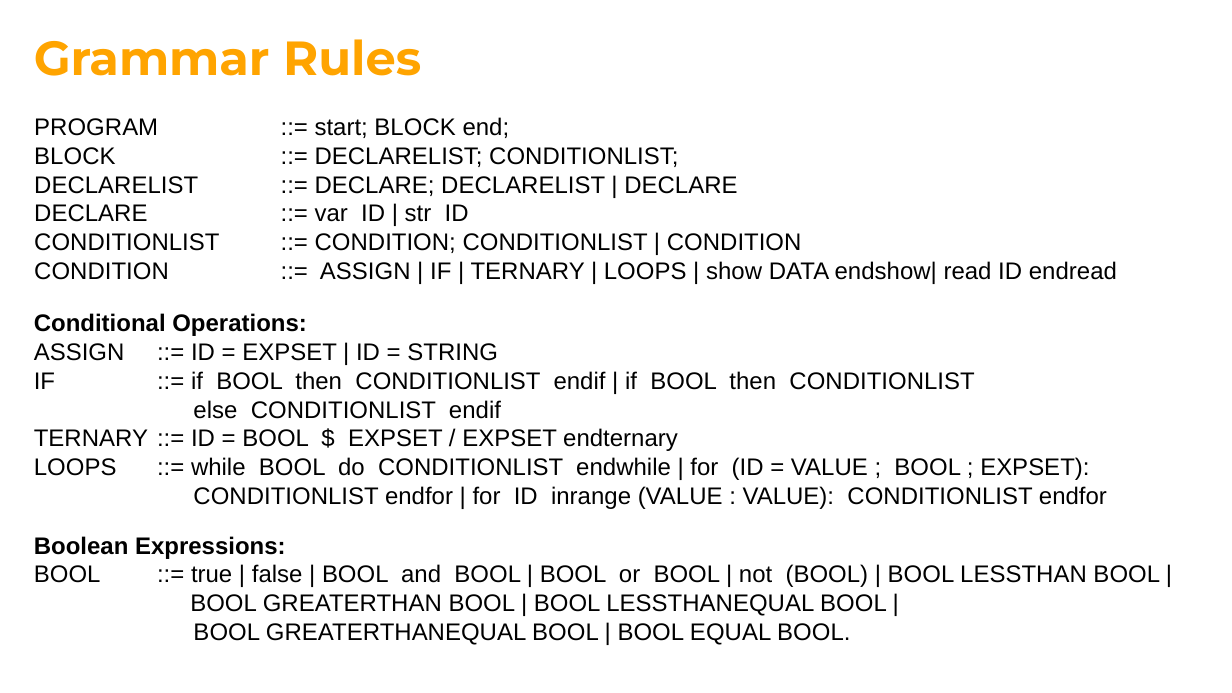
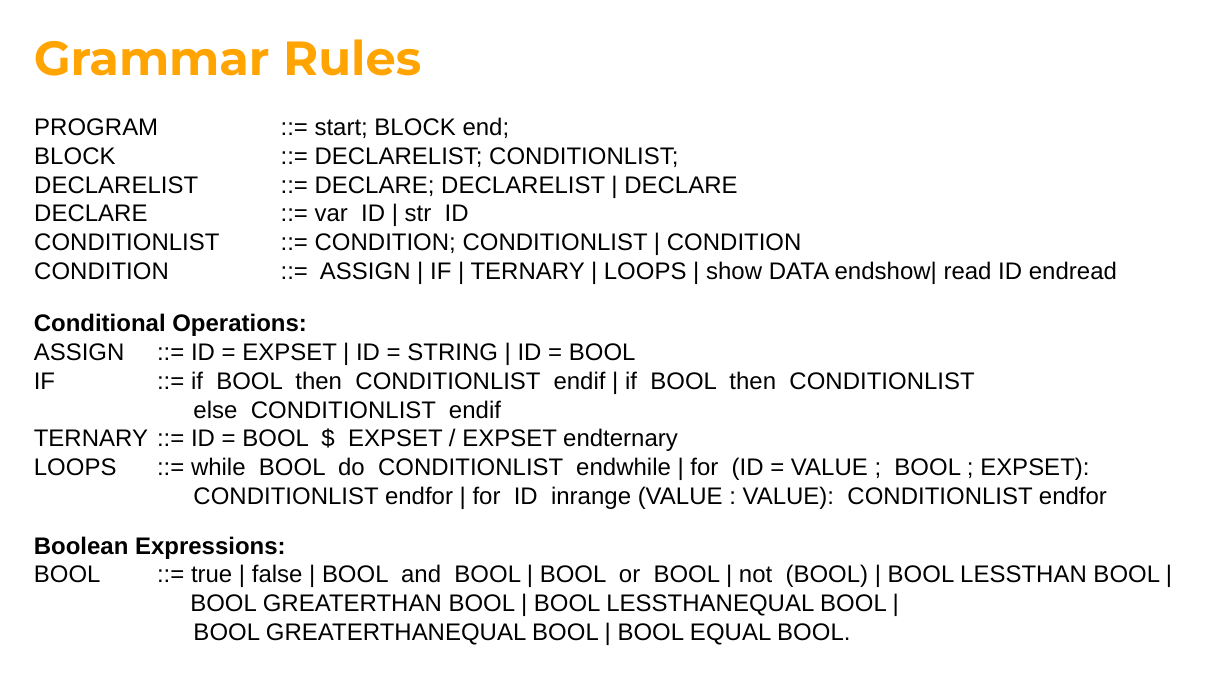
Before and after one commit to AmudhanManisekaran/CodeZilla, a slide deck: slide 5 of doc/CodeZilla - Slides.pptx. Drawn at 1232x693 pixels with LibreOffice and Linux fonts; fonts in the diff are those of the drawing. Boxes give left, top, right and bottom in pixels: in the first picture for what was removed or moved away, otherwise in the second. Text is boxed around its words. In the diff, an @@ line names an element or a change of style, - is before the commit and + after.

```diff
--- a/doc/CodeZilla - Slides.pptx
+++ b/doc/CodeZilla - Slides.pptx
@@ text at (34,343,636,361): text changed @@
-ASSIGN ::= ID = EXPSET | ID = STRING
+ASSIGN ::= ID = EXPSET | ID = STRING | ID = BOOL
```
Also in this commit, not shown: 2 other files.
